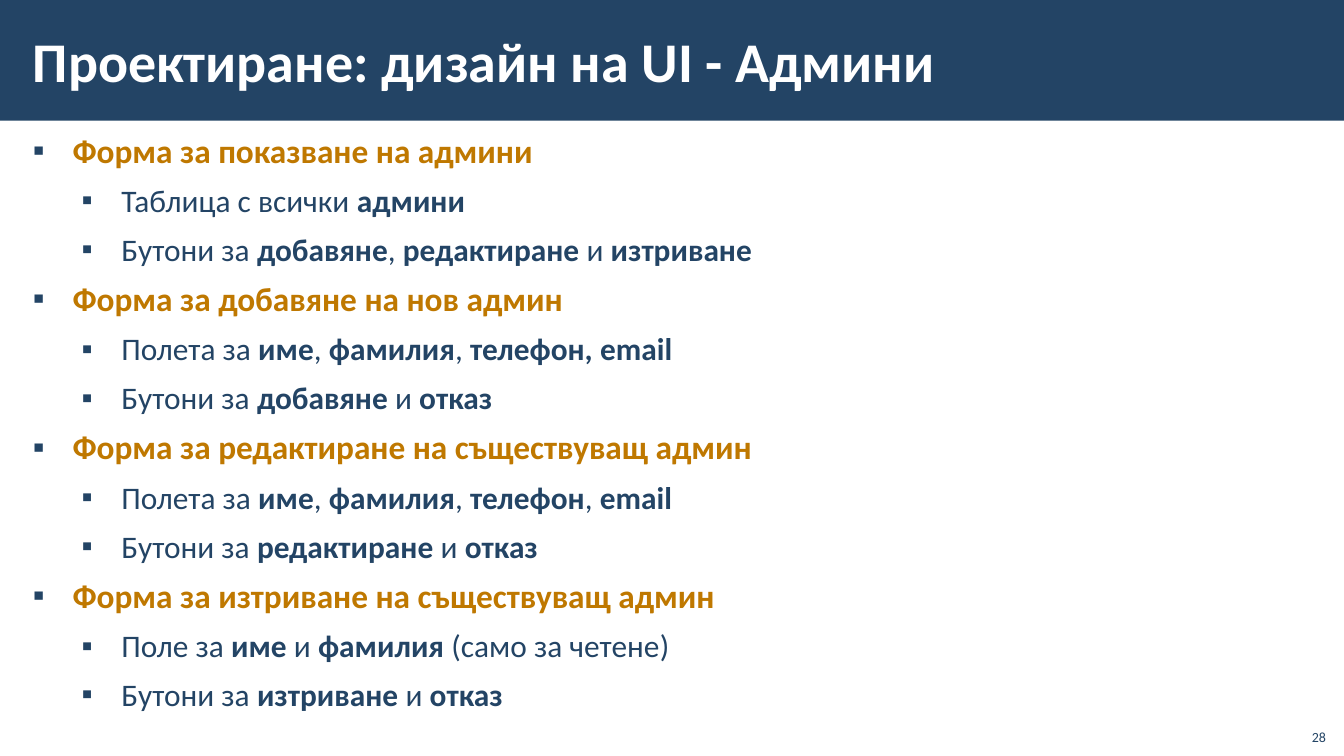
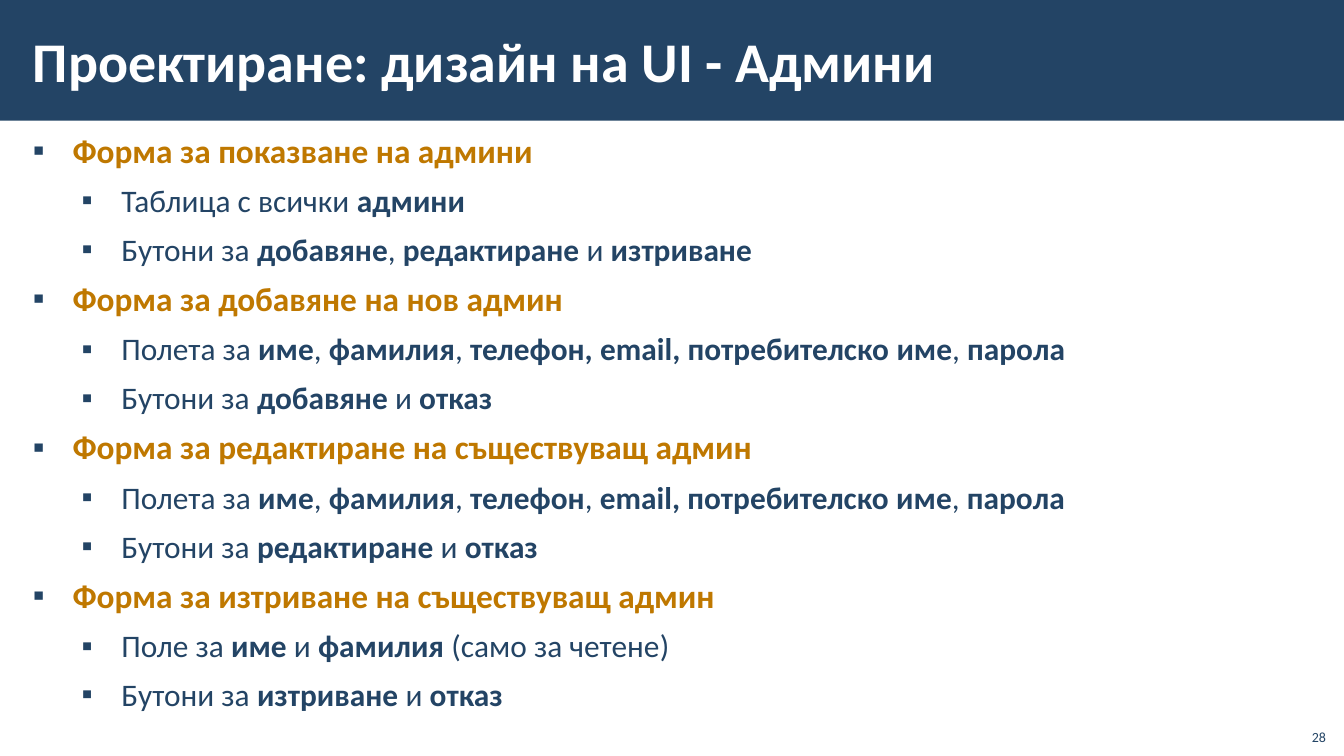
Before and after one commit to BG-IT-Edu/School-Programming, a slide deck: slide 28 of Courses/Software-Sciences/Module-4-Information-Systems-New/09-Lifecycle-of-Information-System/09-Lifecycle-of-Information-System.pptx. Drawn at 1344x756 pixels with LibreOffice and Linux fonts; fonts in the diff are those of the drawing; background and template pictures are left out. Boxes give left, top, right and bottom in pixels: in the first picture for what was removed or moved away, otherwise in the second. Text is boxed around its words. In the diff, an @@ line names an element or a change of style, - is before the commit and + after.

```diff
--- a/Courses/Software-Sciences/Module-4-Information-Systems-New/09-Lifecycle-of-Information-System/09-Lifecycle-of-Information-System.pptx
+++ b/Courses/Software-Sciences/Module-4-Information-Systems-New/09-Lifecycle-of-Information-System/09-Lifecycle-of-Information-System.pptx
@@ text at (121, 338, 1065, 365): text changed @@
-  ▪ Полета за име, фамилия, телефон, email
+  ▪ Полета за име, фамилия, телефон, email, потребителско име, парола
@@ text at (121, 487, 1065, 514): text changed @@
-  ▪ Полета за име, фамилия, телефон, email
+  ▪ Полета за име, фамилия, телефон, email, потребителско име, парола
```
Also in this commit, not shown: 1 other slide changed.
